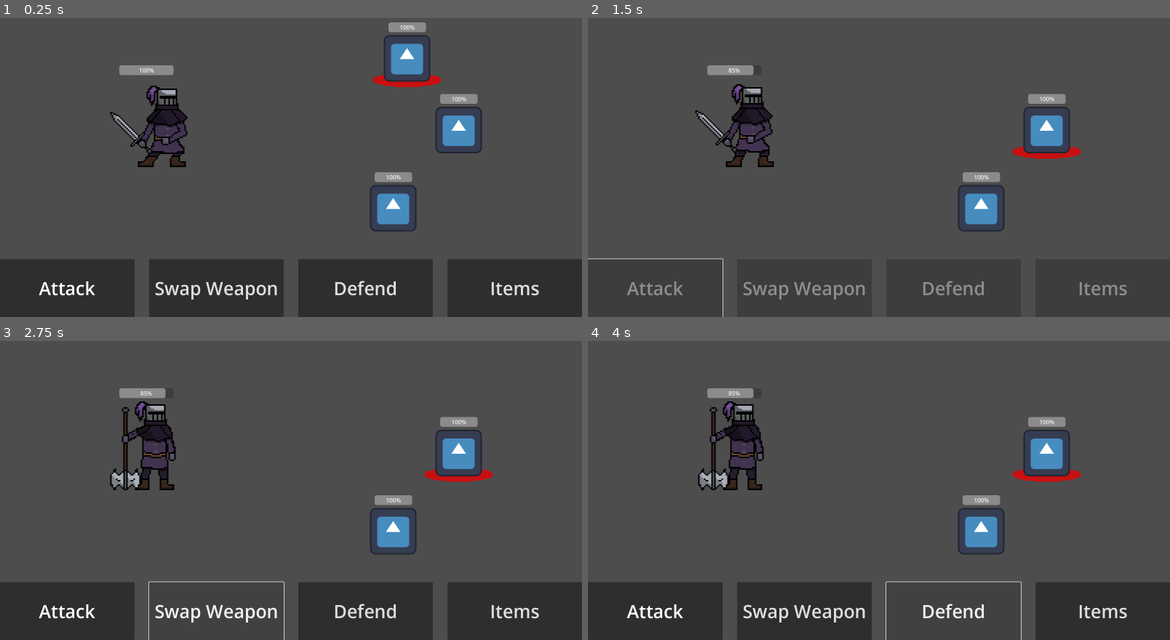
Above: before the commit, frames 1-4 (two rows, left to right).
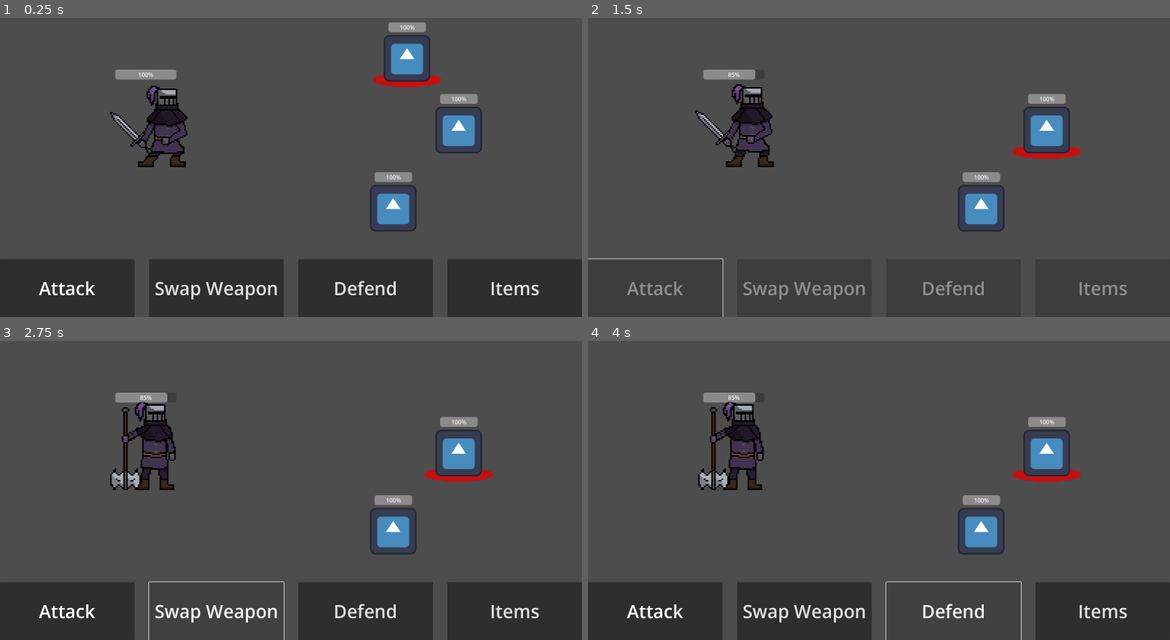
Above: after the commit, the same moments.

Repository: mwingerden/Shinko
Game: Godot game, scene res://Scenes/Levels/level_1.tscn
Same seed, same stepped clock (60 frames per second), same inputs: the game is played once before the commit and once after it. The engine's default icon, where the game draws it, is replaced by a stand-in: a white triangle on a blue panel in a dark square.
Inputs:
- Up to frame 1 (0.25 s): no input
- Up to frame 2 (1.5 s): click "Attack" at 0.5 s; hold Up (ui_up) from 1.28 s (still down)
- Up to frame 3 (2.75 s): release Up (ui_up) at 2 s; click "Swap Weapon" at 2 s
- Up to frame 4 (4 s): click "Defend" at 2.75 s; hold Down (ui_down) from 3.53 s (still down)

The runs differ from the first frame. In frame 1, 0.4% of the frame differs, in the area x 19-31%, y 15-21%; in frame 2, 0.3%; in frame 3, 0.3%; in frame 4, 0.3%.

Commit message:
Shield still currently being worked on.

Diff:
--- a/Scenes/Levels/level_1.tscn
+++ b/Scenes/Levels/level_1.tscn
@@ -74,6 +74,7 @@
 "
 
 [node name="Items" type="Control" parent="."]
+visible = false
 layout_mode = 3
 anchors_preset = 0
 offset_right = 1600.0
--- a/Scenes/Player/player.tscn
+++ b/Scenes/Player/player.tscn
@@ -97,8 +97,18 @@
 shape = SubResource("RectangleShape2D_hyda8")
 
 [node name="Health" type="ProgressBar" parent="."]
-offset_left = -75.0
-offset_top = -152.0
-offset_right = 74.0
-offset_bottom = -125.0
+visible = false
+offset_left = -86.0
+offset_top = -140.0
+offset_right = 82.0
+offset_bottom = -113.0
 value = 100.0
+
+[node name="Shield" type="ProgressBar" parent="."]
+offset_left = -86.0
+offset_top = -140.0
+offset_right = 82.0
+offset_bottom = -113.0
+theme_override_colors/font_color = Color(0, 0, 0, 1)
+theme_override_colors/font_outline_color = Color(0, 0, 0, 1)
+value = 100.0
--- a/Scripts/Player/player.gd
+++ b/Scripts/Player/player.gd
@@ -1,19 +1,33 @@
 extends CharacterBody2D
 
-@onready var progress_bar = $Health
+@onready var health_progress_bar = $Health
+@onready var shield_progress_bar = $Shield
 @onready var animation_player = $AnimationPlayer
 @export var MAX_HEALTH = 20
+@export var MAX_SHIELD = 10
+var shield_on = false
 var current_health = MAX_HEALTH:
 	set(value):
 		current_health = value
-		_update_progress_bar()
+		_update_health_bar()
 		_play_animation()
-
+var current_shield = 0:
+	set(value):
+		current_shield = value
+		_update_shield_bar()
+		_play_animation()
 enum state {SWORD, AXE, SPEAR}
 var current_state = state.SWORD
 
+func _ready():
+	show_health_bar(true)
+
 func _process(delta):
 	_play_animation()
+
+func show_health_bar(value):
+	health_progress_bar.visible = value
+	shield_progress_bar.visible = !value
 
 func swap_weapon():
 	if current_state == state.SWORD:
@@ -26,8 +40,11 @@
 		current_state = state.SWORD
 		#print("Switched to Axe")
 
-func _update_progress_bar():
-	progress_bar.value = (float(current_health) / MAX_HEALTH) * 100
+func _update_health_bar():
+	health_progress_bar.value = (float(current_health) / MAX_HEALTH) * 100
+
+func _update_shield_bar():
+	shield_progress_bar.value = (float(current_shield) / MAX_SHIELD) * 100
 
 func _play_animation():
 	if current_state == state.SWORD:
@@ -38,7 +55,16 @@
 		animation_player.play("spear")
 
 func take_damage(value):
-	current_health -= value
+	if shield_on:
+		current_shield -= float(value) / 2.0
+	else:
+		current_health -= value
 
 func current_weapon():
 	return current_state
+
+func increase_shield():
+	shield_on = true
+	if current_shield <= MAX_SHIELD:
+		current_shield += 1
+	show_health_bar(false)
--- a/Scripts/Utility/battle.gd
+++ b/Scripts/Utility/battle.gd
@@ -104,7 +104,7 @@
 	show_actions_menu(true)
 
 func _on_shield_pressed():
-	print("shield pressed")
+	player.increase_shield()
 
 func _on_health_pressed():
 	pass # Replace with function body.
